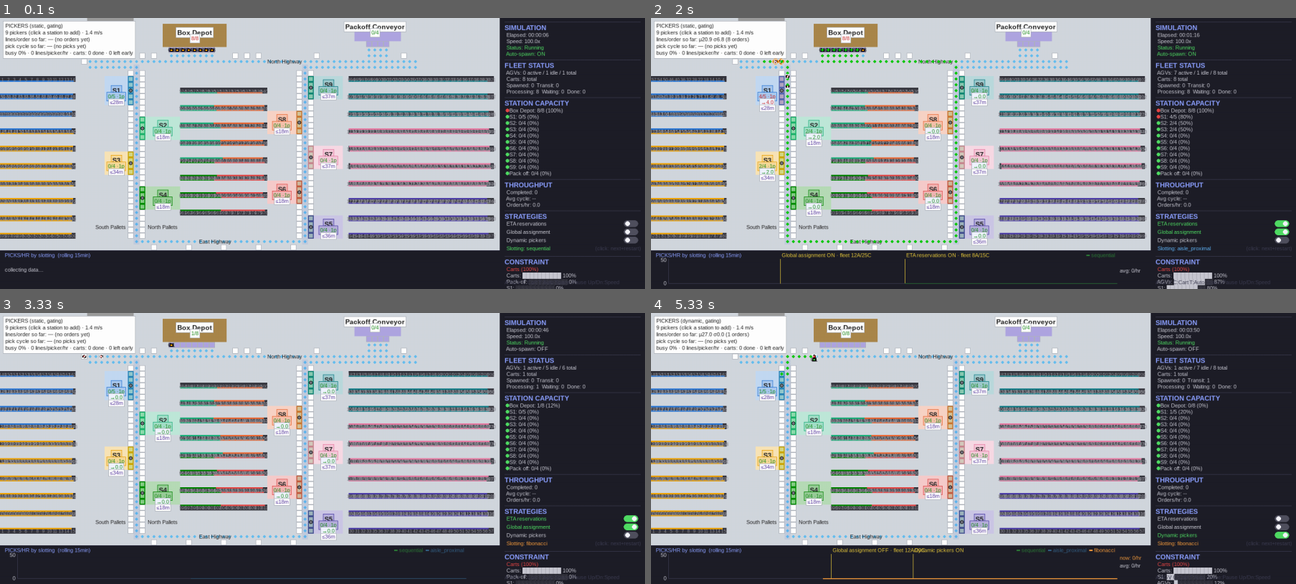
Above: before the commit, frames 1-4 (two rows, left to right).
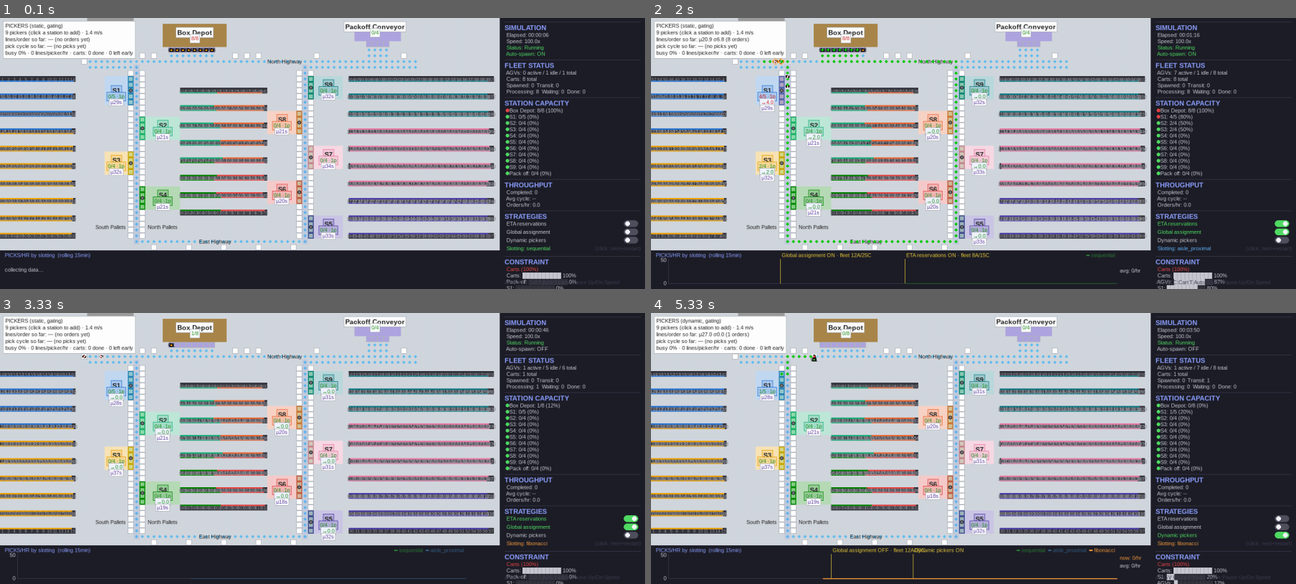
Above: after the commit, the same moments.

Repository: gompcc/WarehouseRepSim
Game: pygame game, started from agv_simulation/__main__.py
Same seed, same stepped clock (60 frames per second), same inputs: the game is played once before the commit and once after it.
Inputs (mouse positions are in pixels of both pictures, inside the frame that each line leads up to):
- Up to frame 1 (0.1 s): no input
- Up to frame 2 (2 s): tap D at 0.33 s; hold Tab 0.67-1.13 s; hold Up 0.67-1.13 s; click "Slotting: sequential" at 1.22 s; press the mouse at (1225, 232) at 1.53 s; move the mouse to (1050, 164) at 1.63 s; release the mouse at (883, 96) at 1.77 s; press the mouse at (1225, 223) at 1.87 s; move the mouse to (973, 158) at 1.97 s
- Up to frame 3 (3.33 s): release the mouse at (77, 388) at 2.1 s; tap D at 2.17 s; tap T at 2.5 s; press the mouse at (574, 543) at 2.87 s; move the mouse to (561, 505) at 2.97 s; release the mouse at (554, 467) at 3.1 s; tap C at 3.17 s
- Up to frame 4 (5.33 s): press the mouse at (1225, 527) at 3.53 s; move the mouse to (1025, 502) at 3.63 s; release the mouse at (831, 475) at 3.77 s; press the mouse at (1225, 535) at 3.87 s; move the mouse to (1018, 456) at 3.97 s; release the mouse at (818, 378) at 4.1 s; hold Down 4.5-4.8 s; hold Up 4.83-5.2 s; press the mouse at (1225, 518) at 5.27 s

The runs differ from the first frame. In frame 1, 0.3% of the frame differs, in the area x 16-53%, y 27-82%; in frame 2, 0.2%; in frame 3, 0.2%; in frame 4, 0.3%.

Commit message:
Station labels show weighted avg pick time; picks/hr curve survives drags
- Map station label is now the popularity-weighted mean pick-cycle time
  ("uNNs", Catalog.station_avg_walk_s): expected walk+handle seconds for
  one pick at that station, each zoned SKU weighted by order popularity.
  Replaces the longest-walk display (longest_walk_m stays available).
- The live picks/hr curve no longer resets when a pillar is dragged:
  sample times and cumulative picks carry session offsets across each
  world rebuild, so the green line runs straight through the layout
  change and visibly adjusts to the new geometry. A yellow
  "hwy L<l>.R<r>" marker lands on the graph per completed drag.
  Slotting toggles keep their fresh t=0-aligned curves (offsets reset).

Co-Authored-By: Claude Fable 5 <noreply@anthropic.com>

Diff:
--- a/agv_simulation/__main__.py
+++ b/agv_simulation/__main__.py
@@ -120,10 +120,19 @@
     hover_pillar: str | None = None
     drag_pillar: str | None = None
     drag_exported: bool = False
+    drag_moved: bool = False
     cursor_resize: bool = False
     can_set_cursor = hasattr(pygame, "SYSTEM_CURSOR_SIZEWE")
 
-    def restart_world(new_slotting: str) -> None:
+    # Throughput-strip continuity across pillar-drag rebuilds: sample times
+    # and cumulative pick counts carry these offsets, so the live picks/hr
+    # curve runs straight through a layout change and visibly adjusts to the
+    # new geometry. Slotting toggles still restart their arm's curve at t=0
+    # (the offsets reset with it).
+    picks_t_offset: float = 0.0
+    picks_n_offset: float = 0.0
+
+    def restart_world(new_slotting: str, keep_events: bool = False) -> None:
         """Throw away the live world and rebuild it (same seed + fleet
         target) under the current slotting and highway layout."""
         nonlocal env, dispatcher, tiles, graph, agvs, carts, selected_agv
@@ -137,7 +146,8 @@
         tiles, graph = env.tiles, env.graph
         agvs, carts = env.agvs, env.carts
         selected_agv = None       # belonged to the old world
-        strategy_events = []      # markers use old-run sim times
+        if not keep_events:
+            strategy_events = []  # markers use old-run sim times
         agv_constraint_s = 0.0    # constraint clock restarts too
         last_sample_t = 0.0
 
@@ -345,11 +355,15 @@
                         # snapshot the finished run: results record + final
                         # curve point, exactly like the quit path
                         dispatcher.export_results(env.sim_elapsed, agvs, carts)
-                        picks_history.setdefault(old, []).append(
-                            (env.sim_elapsed, float(env.pickers.picks_done))
-                        )
-                    # re-running a strategy replaces its old curve
+                        picks_history.setdefault(old, []).append((
+                            picks_t_offset + env.sim_elapsed,
+                            picks_n_offset + float(env.pickers.picks_done),
+                        ))
+                    # re-running a strategy replaces its old curve; the new
+                    # arm starts a fresh t=0-aligned curve (offsets reset)
                     picks_history[new] = []
+                    picks_t_offset = 0.0
+                    picks_n_offset = 0.0
                     restart_world(new)
                     logger.info(
                         "[Slotting] %s -> %s — world restarted (seed %d, fleet %dA/%dC)",
@@ -363,7 +377,8 @@
                     )
                     state = "ON" if pm.strategy == "dynamic" else "OFF"
                     strategy_events.append(
-                        (env.sim_elapsed, f"Dynamic pickers {state}")
+                        (picks_t_offset + env.sim_elapsed,
+                         f"Dynamic pickers {state}")
                     )
                     logger.info("[Strategy] Dynamic pickers -> %s (t=%.0fs)",
                                 state, env.sim_elapsed)
@@ -385,7 +400,7 @@
                     fleet_target = (t_agvs, t_carts)  # restarts reproduce it
                     env.retarget_fleet(t_agvs, t_carts)
                     strategy_events.append((
-                        env.sim_elapsed,
+                        picks_t_offset + env.sim_elapsed,
                         f"{label} {state} · fleet {t_agvs}A/{t_carts}C",
                     ))
                     logger.info(
@@ -405,6 +420,7 @@
                         "left" if _gx == _lay.left_col else "right"
                     )
                     drag_exported = False
+                    drag_moved = False
                     logger.info(
                         "[Highway] Grabbed %s pillar (col %d) — drag "
                         "horizontally, release to finish", drag_pillar, _gx,
@@ -424,7 +440,8 @@
                     new_picker = env.pickers.add_picker(sid)
                     crew_n = len(env.pickers.pickers[sid])
                     strategy_events.append(
-                        (env.sim_elapsed, f"+picker {sid} ({crew_n})")
+                        (picks_t_offset + env.sim_elapsed,
+                         f"+picker {sid} ({crew_n})")
                     )
                     logger.info(
                         "[Pickers] Hired picker %d at %s — crew %d (%s strategy)",
@@ -480,11 +497,20 @@
                                 env.sim_elapsed, agvs, carts,
                             )
                             drag_exported = True
+                        drag_moved = True
+                        # Keep the live picks/hr curve continuous across the
+                        # rebuild: bank the old world's time and picks into
+                        # the offsets (and pin its final point on the graph).
+                        cur = env.catalog.slotting
+                        if env.sim_elapsed > 0:
+                            picks_history.setdefault(cur, []).append((
+                                picks_t_offset + env.sim_elapsed,
+                                picks_n_offset + float(env.pickers.picks_done),
+                            ))
+                        picks_t_offset += env.sim_elapsed
+                        picks_n_offset += float(env.pickers.picks_done)
                         set_layout(new_layout)
-                        restart_world(env.catalog.slotting)
-                        # old-layout curves aren't comparable — start fresh
-                        picks_history.clear()
-                        picks_history[env.catalog.slotting] = []
+                        restart_world(cur, keep_events=True)
                         logger.info(
                             "[Highway] Pillars L=%d R=%d — world rebuilt",
                             new_layout.left_col, new_layout.right_col,
@@ -504,6 +530,12 @@
             elif event.type == pygame.MOUSEBUTTONUP and event.button == 1:
                 if drag_pillar is not None:
                     _lay = get_layout()
+                    if drag_moved:
+                        # one marker per completed drag on the picks/hr graph
+                        strategy_events.append((
+                            picks_t_offset + env.sim_elapsed,
+                            f"hwy L{_lay.left_col}·R{_lay.right_col}",
+                        ))
                     logger.info(
                         "[Highway] Released %s pillar — L=%d R=%d",
                         drag_pillar, _lay.left_col, _lay.right_col,
@@ -539,7 +571,7 @@
                     env.agv_preload_remaining += 1
                     fleet_n = len(agvs) + env.agv_preload_remaining
                     strategy_events.append(
-                        (env.sim_elapsed, f"+AGV ({fleet_n})")
+                        (picks_t_offset + env.sim_elapsed, f"+AGV ({fleet_n})")
                     )
                     logger.info(
                         "[AutoScale] AGVs constrained 10s → +1 AGV (fleet %d)",
@@ -549,9 +581,10 @@
                 agv_constraint_s = 0.0
 
             if env.sim_elapsed - last_sample_t >= PICKS_SAMPLE_INTERVAL:
-                picks_history.setdefault(env.catalog.slotting, []).append(
-                    (env.sim_elapsed, float(env.pickers.picks_done))
-                )
+                picks_history.setdefault(env.catalog.slotting, []).append((
+                    picks_t_offset + env.sim_elapsed,
+                    picks_n_offset + float(env.pickers.picks_done),
+                ))
                 last_sample_t = env.sim_elapsed
 
         toggle_rects = render(
--- a/agv_simulation/aisles.py
+++ b/agv_simulation/aisles.py
@@ -338,6 +338,24 @@
             }
         return self._longest_walk
 
+    def station_avg_walk_s(self) -> dict[str, float]:
+        """Popularity-weighted mean pick-cycle time (s) per station: the
+        expected calibrated walk+handle time of one pick there, weighting
+        each zoned SKU by its order popularity — the per-station analogue
+        of ``demand_weighted_walk_m``. Shown on the map (``μNNs``). Cached."""
+        if not hasattr(self, "_station_avg_walk"):
+            out: dict[str, float] = {}
+            for sid, skus in self.station_skus.items():
+                total_w = 0.0
+                total_t = 0.0
+                for sku in skus:
+                    w = self.weights[sku]
+                    total_w += w
+                    total_t += w * walk_time_seconds(self.walk_distance(sid, sku))
+                out[sid] = total_t / total_w if total_w else 0.0
+            self._station_avg_walk = out
+        return self._station_avg_walk
+
     def calibration_stats(self) -> dict:
         """Distribution of calibrated round-trip walk times per pick over
         every (station, zoned SKU) pair. Cached; used by the GUI and tests."""
--- a/agv_simulation/renderer.py
+++ b/agv_simulation/renderer.py
@@ -238,25 +238,26 @@
     ts = TILE_SIZE
 
     # S-station labels ride the highway pillars (dynamic layout): name and
-    # capacity centred on the station's racking block, plus the longest
-    # one-way pick walk a picker at that station can be sent on.
+    # capacity centred on the station's racking block, plus the station's
+    # popularity-weighted mean pick-cycle time (expected walk for one pick
+    # there, weighted by SKU order popularity).
     from .aisles import get_catalog
     from .layout import get_layout
     try:
-        longest_walk = get_catalog().longest_walk_m()
+        avg_walk = get_catalog().station_avg_walk_s()
     except Exception:
-        longest_walk = {}
+        avg_walk = {}
     for s in get_layout().stations:
         cx = int((s.rack_x0 + s.rack_x1) / 2 * ts + ts / 2)
         row = (s.y0 + s.y1) // 2
         label(s.sid, cx, row * ts + ts // 2, font_md)
         capacity_label(s.sid, cx, (row + 1) * ts + ts // 2)
-        walk = longest_walk.get(s.sid)
+        walk = avg_walk.get(s.sid)
         if walk is not None:
             # Below the capacity line; drop one more row when the ETA
             # forecast (drawn by capacity_label) occupies that spot.
             dy = 2 if (eta_forecast and s.sid in eta_forecast) else 1
-            wtxt = font_sm.render(f"≤{walk:.0f}m", True, (90, 60, 160))
+            wtxt = font_sm.render(f"μ{walk:.0f}s", True, (90, 60, 160))
             wr = wtxt.get_rect(center=(cx, (row + 1 + dy) * ts + ts // 2))
             wbg = wr.inflate(6, 2)
             pygame.draw.rect(surface, LABEL_BG, wbg)
--- a/tests/test_dynamic_highway.py
+++ b/tests/test_dynamic_highway.py
@@ -127,6 +127,16 @@
     assert set(longest) == set(cat.station_skus)
     assert all(d > 0 for d in longest.values())
 
+    # Popularity-weighted mean pick-cycle time per station (map label):
+    # positive, below the station's own worst case, plausible magnitude
+    # (whole-catalog calibration is mean 30 s)
+    avg = cat.station_avg_walk_s()
+    assert set(avg) == set(cat.station_skus)
+    from agv_simulation.aisles import walk_time_seconds
+    for sid, v in avg.items():
+        assert 0 < v <= walk_time_seconds(longest[sid])
+        assert 5.0 < v < 120.0
+
 
 def test_products_follow_aisle_length():
     """Moving the left pillar west shrinks the west bank and grows the
@@ -148,10 +158,13 @@
 
 def test_longest_walk_tracks_layout():
     tiles, _ = _build_world(23, 52)
-    base = init_catalog(tiles).longest_walk_m()
+    cat = init_catalog(tiles)
+    base, base_avg = cat.longest_walk_m(), cat.station_avg_walk_s()
     tiles, _ = _build_world(18, 60)
-    moved = init_catalog(tiles).longest_walk_m()
+    cat = init_catalog(tiles)
+    moved, moved_avg = cat.longest_walk_m(), cat.station_avg_walk_s()
     assert base != moved
+    assert base_avg != moved_avg
 
 
 # ----------------------------------------------------------------------
